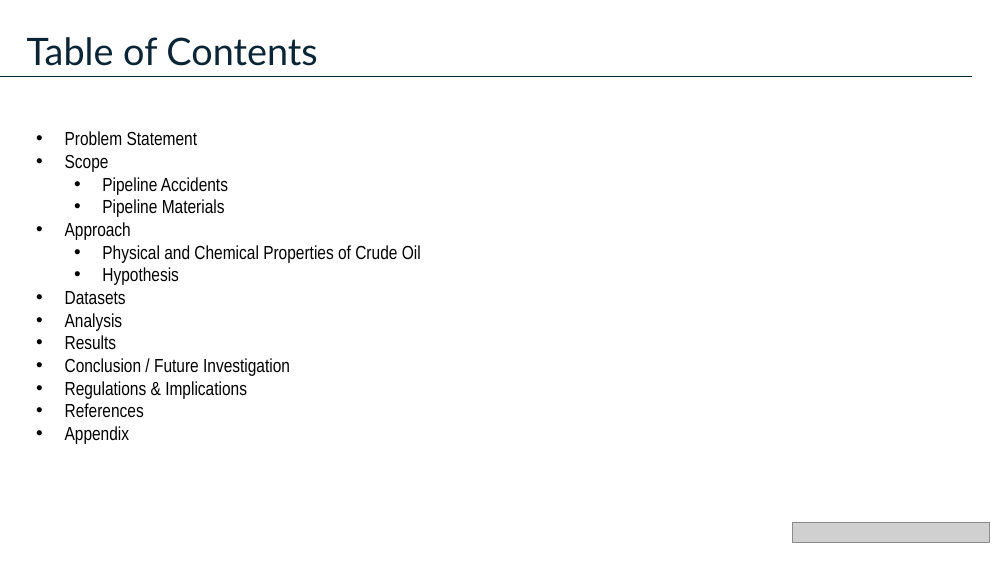
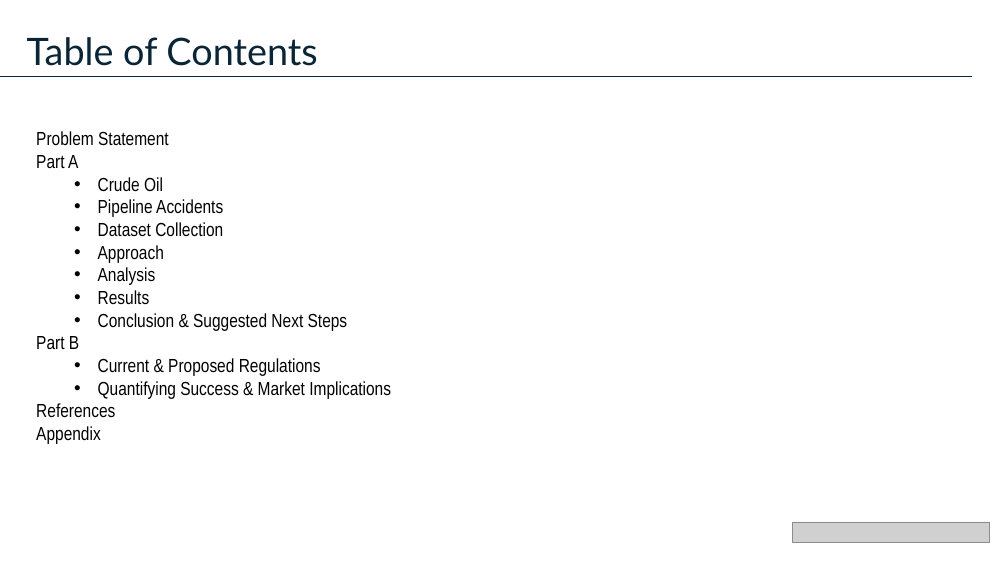
Before and after one commit to cameronmackinnon/crude_oil_accidents, a slide deck: slide 2 of presentations/Pipeline Accidents Presentation v0.pptx. Drawn at 1008x567 pixels with LibreOffice and Linux fonts; fonts in the diff are those of the drawing; grey boxes stand for pictures. Boxes give left, top, right and bottom in pixels: in the first picture for what was removed or moved away, otherwise in the second. Text is boxed around its words. In the diff, an @@ line names an element or a change of style, - is before the commit and + after.

```diff
--- a/presentations/Pipeline Accidents Presentation v0.pptx
+++ b/presentations/Pipeline Accidents Presentation v0.pptx
@@ text at (36, 131, 223, 444): bullet • to none; indent changed; list level 1 to 2 in "Approach"; list level 1 to 2 in "Analysis"; list level 1 to 2 in "Results" @@
@@ text at (36, 155, 163, 192): text changed @@
-• Scope
+Part A
+  • Crude Oil
@@ text at (98, 222, 223, 237): text changed @@
-  • Pipeline Materials
+  • Dataset Collection
@@ text at (65, 245, 421, 304): paragraphs removed @@
-  • Physical and Chemical Properties of Crude Oil
-  • Hypothesis
-• Datasets
@@ text at (36, 313, 391, 399): text changed @@
-• Conclusion / Future Investigation
-• Regulations & Implications
+  • Conclusion & Suggested Next Steps
+Part B
+  • Current & Proposed Regulations
+  • Quantifying Success & Market Implications
```
Also in this commit, not shown: 7 other slides changed, 5 slides added, 3 slides removed, 7 other files.
